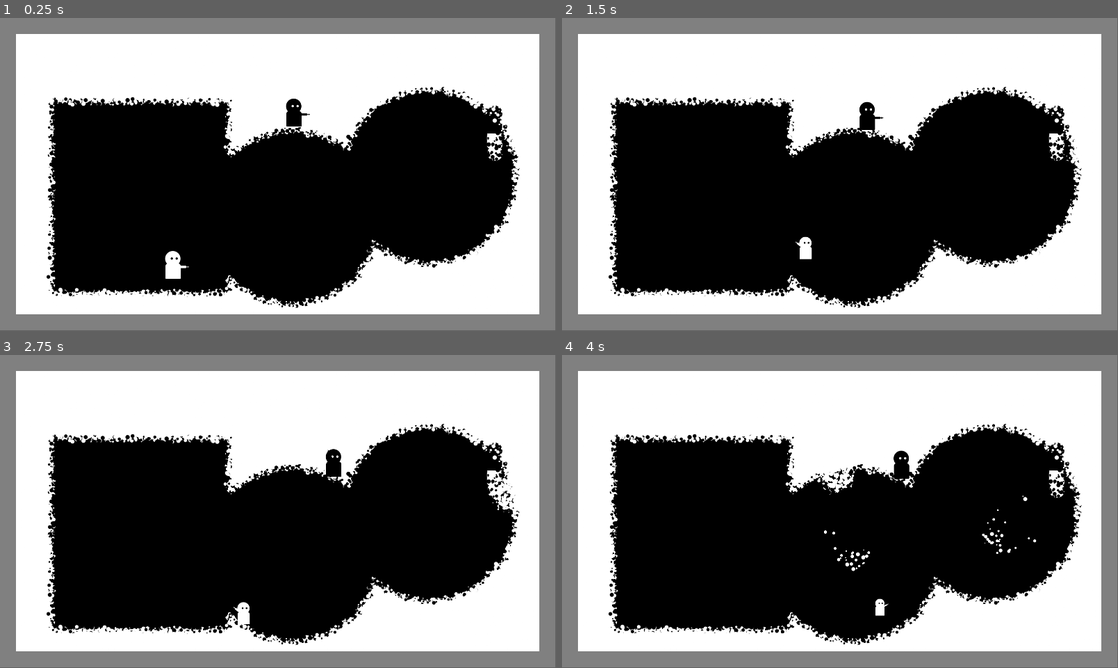
Above: before the commit, frames 1-4 (two rows, left to right).
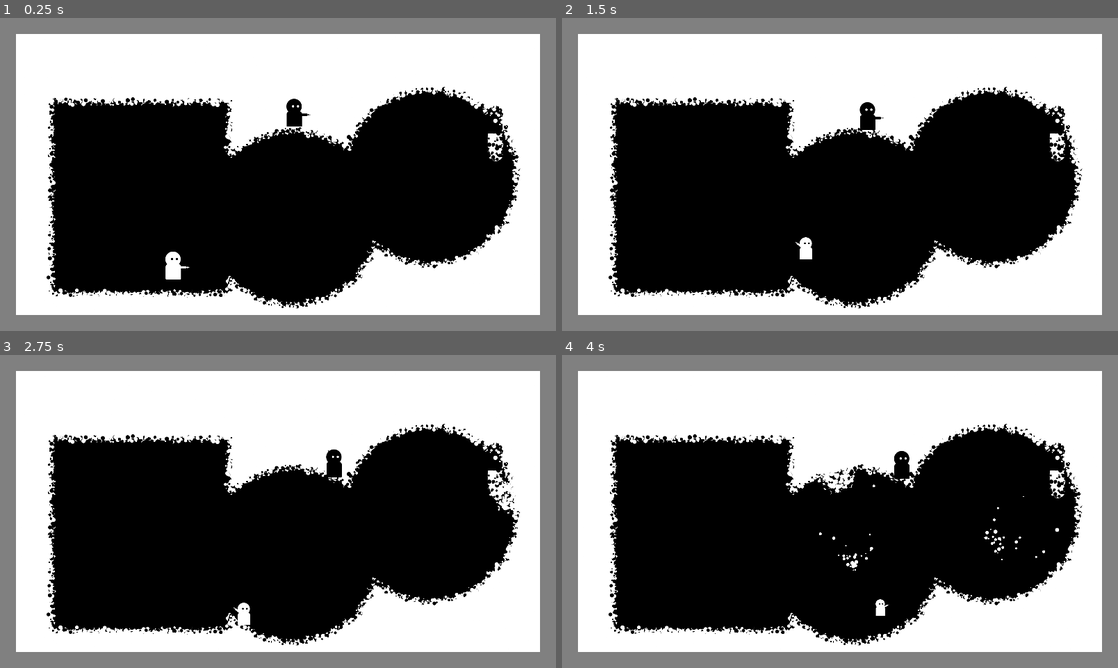
Above: after the commit, the same moments.

Repository: RobotRamen/margin
Game: Godot game, scene res://level_0.tscn
The game is run twice, just before and just after one commit, with the same random seed, the same clock (stepped at 60 frames per second) and the same inputs.
Inputs (mouse positions are in pixels of both pictures, inside the frame that each line leads up to):
- Up to frame 1 (0.25 s): no input
- Up to frame 2 (1.5 s): move the mouse to (962, 158) at 0.52 s; hold D (right_0) from 0.53 s (still down); tap Ctrl (restore_0) at 0.6 s; click (962, 158) at 0.67 s; tap Space (jump_0) at 0.77 s; move the mouse to (728, 190) at 1.27 s; tap E (switch) at 1.35 s
- Up to frame 3 (2.75 s): tap Space (jump_0) at 1.52 s; move the mouse to (333, 442) at 2.02 s; release D (right_0) at 2.03 s; hold A (left_0) from 2.03 s (still down); tap Ctrl (restore_0) at 2.1 s
- Up to frame 4 (4 s): tap Enter at 2.75 s; move the mouse to (812, 574) at 2.77 s; release A (left_0) at 2.78 s; hold D (right_0) from 2.78 s (still down); tap E (switch) at 2.85 s; click (812, 574) at 2.92 s; tap Space (jump_0) at 3.02, 3.77 s; move the mouse to (1006, 558) at 3.52 s; tap Ctrl (restore_0) at 3.6 s
In our replay, the window is 799x449 before the commit and 800x450 after it. These sizes can differ from the game's own. Grey fills any space a smaller window leaves; there, only what the larger window draws over its background counts as a difference.

The runs differ from the first frame. In frame 1, 2.3% of the frame differs, in the area x 2-98%, y 5-95%; in frame 2, 2.2%; in frame 3, 2.3%; in frame 4, 2.6%.

Commit message:
main menu done

Diff:
--- /dev/null
+++ b/main_menu.gd
@@ -0,0 +1,25 @@
+extends CanvasLayer
+
+func _on_start_button_pressed():
+	pass # Replace with function body.
+
+
+func _on_controls_button_pressed():
+	$Controls.visible = true
+	$VBoxContainer.visible = false
+
+
+func _on_credits_button_pressed():
+	$VBoxContainer.visible = false
+	$Credits.visible = true
+
+
+
+func _on_exit_button_pressed():
+	get_tree().quit()
+
+
+func _on_back_button_pressed():
+	$Credits.visible = false
+	$Controls.visible = false
+	$VBoxContainer.visible = true
--- a/main_menu.tscn
+++ b/main_menu.tscn
@@ -1,3 +1,161 @@
-[gd_scene format=3 uid="uid://urggwi841jnj"]
+[gd_scene load_steps=3 format=3 uid="uid://urggwi841jnj"]
+
+[ext_resource type="Texture2D" uid="uid://bnsve61b3ddyn" path="res://icon.svg" id="1_bnhcl"]
+[ext_resource type="Script" path="res://main_menu.gd" id="1_k0qd8"]
 
 [node name="Main Menu" type="CanvasLayer"]
+script = ExtResource("1_k0qd8")
+
+[node name="menu background" type="ColorRect" parent="."]
+anchors_preset = 15
+anchor_right = 1.0
+anchor_bottom = 1.0
+grow_horizontal = 2
+grow_vertical = 2
+color = Color(0, 0, 0, 1)
+
+[node name="game logo" type="TextureRect" parent="."]
+offset_left = 896.0
+offset_top = 201.0
+offset_right = 1024.0
+offset_bottom = 329.0
+grow_horizontal = 2
+size_flags_horizontal = 4
+texture = ExtResource("1_bnhcl")
+
+[node name="VBoxContainer" type="VBoxContainer" parent="."]
+anchors_preset = 15
+anchor_right = 1.0
+anchor_bottom = 1.0
+offset_left = 244.0
+offset_top = 201.0
+offset_right = -244.0
+offset_bottom = -201.0
+grow_horizontal = 2
+grow_vertical = 2
+alignment = 1
+
+[node name="spacer2" type="Control" parent="VBoxContainer"]
+layout_mode = 2
+size_flags_horizontal = 4
+size_flags_vertical = 2
+size_flags_stretch_ratio = 8.0
+
+[node name="start button" type="Button" parent="VBoxContainer"]
+layout_mode = 2
+size_flags_horizontal = 4
+size_flags_vertical = 2
+text = "Start
+"
+
+[node name="controls button" type="Button" parent="VBoxContainer"]
+layout_mode = 2
+size_flags_horizontal = 4
+size_flags_vertical = 2
+text = "Controls"
+
+[node name="credits button" type="Button" parent="VBoxContainer"]
+layout_mode = 2
+size_flags_horizontal = 4
+size_flags_vertical = 2
+text = "Credits
+"
+
+[node name="exit button" type="Button" parent="VBoxContainer"]
+layout_mode = 2
+size_flags_horizontal = 4
+size_flags_vertical = 2
+text = "Exit
+"
+
+[node name="spacer" type="Control" parent="VBoxContainer"]
+layout_mode = 2
+size_flags_horizontal = 4
+size_flags_vertical = 2
+size_flags_stretch_ratio = 5.0
+
+[node name="Credits" type="Label" parent="."]
+visible = false
+anchors_preset = 8
+anchor_left = 0.5
+anchor_top = 0.5
+anchor_right = 0.5
+anchor_bottom = 0.5
+offset_left = -183.0
+offset_top = -107.0
+offset_right = 183.0
+offset_bottom = 259.0
+grow_horizontal = 2
+grow_vertical = 2
+size_flags_horizontal = 4
+focus_mode = 2
+text = "Game Design:
+Nicole Dingle
+Brendan Fallon
+Hani Dawood
+
+Game Development:
+Hani Dawood
+Brendan Fallon
+
+Music and sounds:
+Nicole Dingle
+
+Sprites and art:
+Nicole Dingle"
+horizontal_alignment = 1
+vertical_alignment = 1
+
+[node name="back button" type="Button" parent="Credits"]
+layout_mode = 1
+anchors_preset = 8
+anchor_left = 0.5
+anchor_top = 0.5
+anchor_right = 0.5
+anchor_bottom = 0.5
+offset_left = -22.5
+offset_top = 260.0
+offset_right = 22.5
+offset_bottom = 291.0
+grow_horizontal = 2
+grow_vertical = 2
+text = "back
+"
+
+[node name="Controls" type="TextureRect" parent="."]
+visible = false
+anchors_preset = 8
+anchor_left = 0.5
+anchor_top = 0.5
+anchor_right = 0.5
+anchor_bottom = 0.5
+offset_left = -371.0
+offset_top = -371.0
+offset_right = 371.0
+offset_bottom = 371.0
+grow_horizontal = 2
+grow_vertical = 2
+texture = ExtResource("1_bnhcl")
+
+[node name="back button" type="Button" parent="Controls"]
+layout_mode = 1
+anchors_preset = 8
+anchor_left = 0.5
+anchor_top = 0.5
+anchor_right = 0.5
+anchor_bottom = 0.5
+offset_left = -22.5
+offset_top = 398.0
+offset_right = 22.5
+offset_bottom = 429.0
+grow_horizontal = 2
+grow_vertical = 2
+text = "back
+"
+
+[connection signal="pressed" from="VBoxContainer/start button" to="." method="_on_start_button_pressed"]
+[connection signal="pressed" from="VBoxContainer/controls button" to="." method="_on_controls_button_pressed"]
+[connection signal="pressed" from="VBoxContainer/credits button" to="." method="_on_credits_button_pressed"]
+[connection signal="pressed" from="VBoxContainer/exit button" to="." method="_on_exit_button_pressed"]
+[connection signal="pressed" from="Credits/back button" to="." method="_on_back_button_pressed"]
+[connection signal="pressed" from="Controls/back button" to="." method="_on_back_button_pressed"]
--- a/project.godot
+++ b/project.godot
@@ -23,6 +23,7 @@
 
 window/size/viewport_width=1920
 window/size/viewport_height=1080
+window/stretch/mode="canvas_items"
 
 [input]
 
